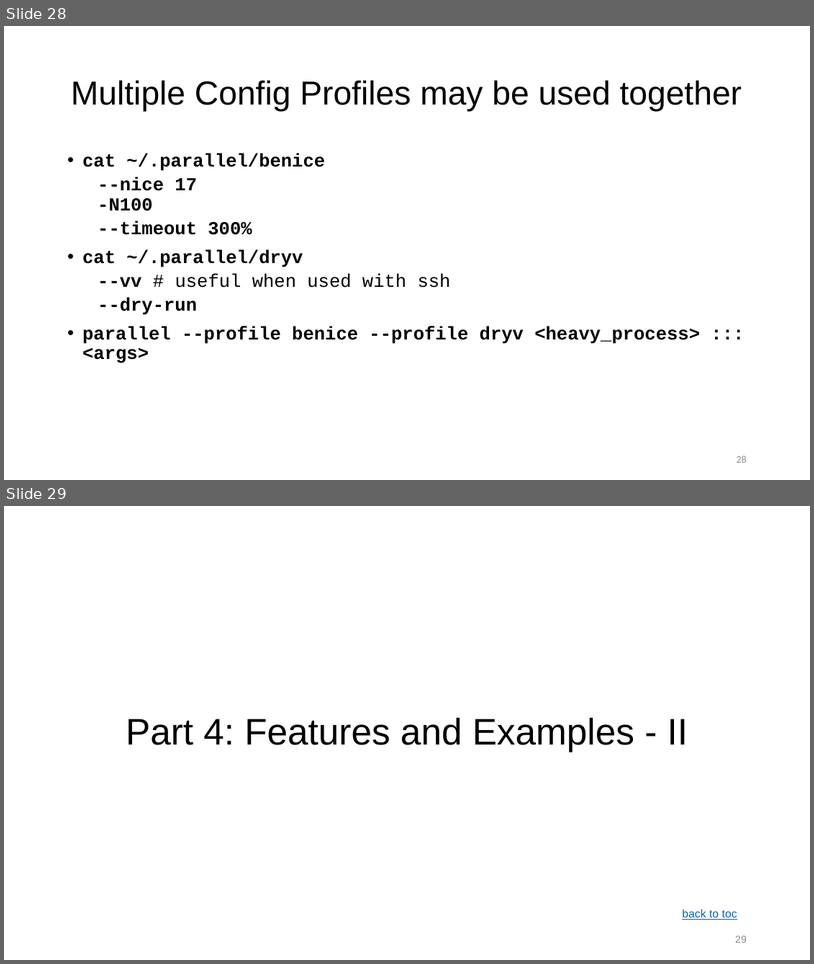
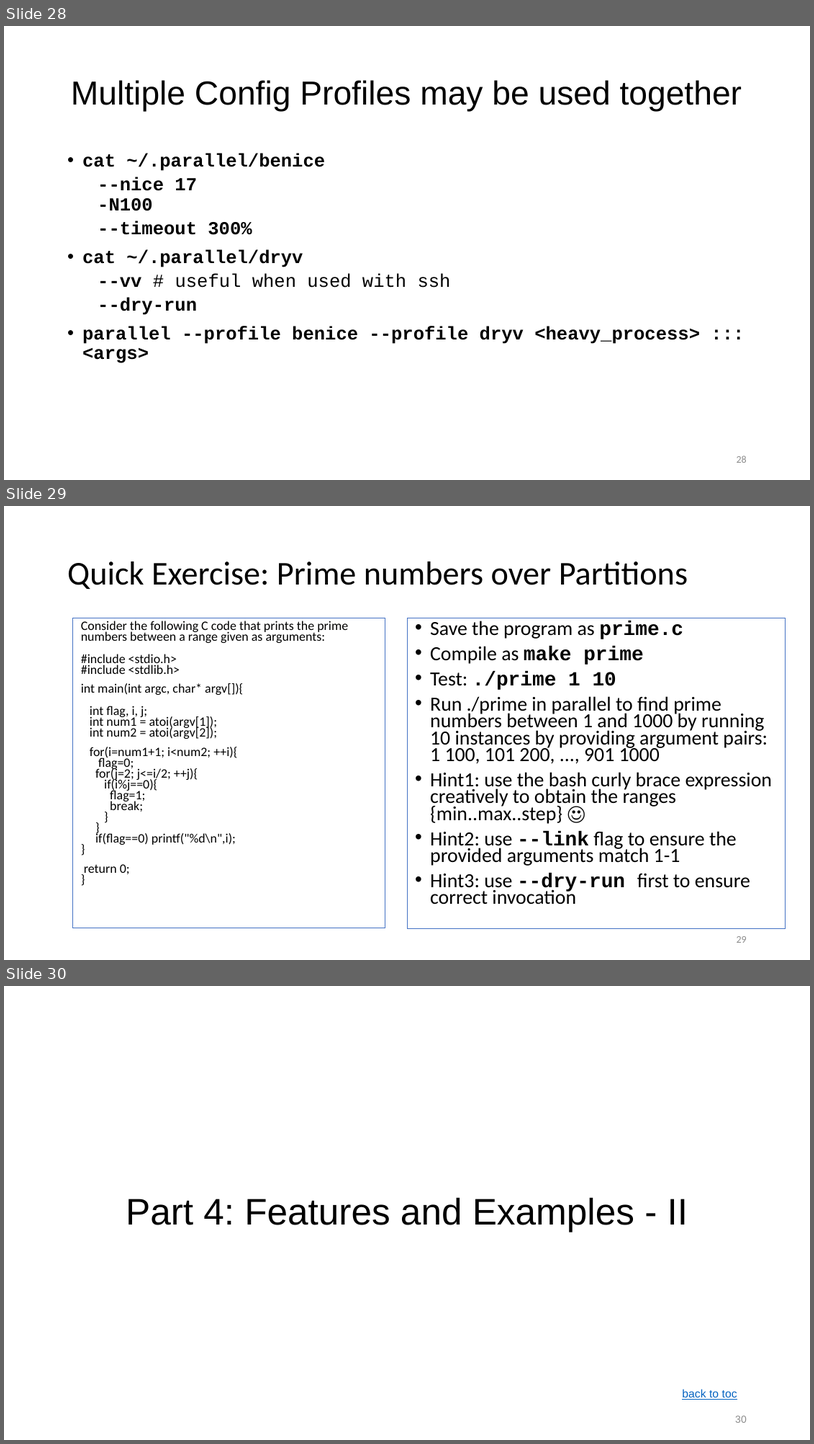
Before and after one commit to ketancmaheshwari/escience23tut, a slide deck: gnu-parallel-tutorial.pptx. Shown one above the other, each under a label of ours: slides 28 and 29 before the commit, slides 28, 29 and 30 after it. The pictures are 814x964 and 814x1444 pixels, drawn with LibreOffice and Linux fonts; fonts in the diff are those of the drawing. Boxes give left, top, right and bottom in pixels: in the first picture for what was removed or moved away, otherwise in the second. Text is boxed around its words. In the diff, an @@ line names an element or a change of style, - is before the commit and + after.

```diff
--- a/gnu-parallel-tutorial.pptx
+++ b/gnu-parallel-tutorial.pptx
@@ slide 29 added at bbox=[4, 506, 810, 960], background #FFFFFF @@
@@ title added at bbox=[67, 561, 688, 589], 29.7 pt, text #000000 @@
+Quick Exercise: Prime numbers over Partitions
@@ rectangle added at bbox=[72, 618, 385, 929], outline #4472C4 0.75 pt, 11.6 pt, text #000000 @@
+Consider the following C code that prints the prime numbers between a range given as arguments:
+#include <stdio.h>
+#include <stdlib.h>
+int main(int argc, char* argv[]){
+int flag, i, j;
+int num1 = atoi(argv[1]);
+int num2 = atoi(argv[2]);
+for(i=num1+1; i<num2; ++i){
+flag=0;
+for(j=2; j<=i/2; ++j){
+if(i%j==0){
+flag=1;
+break;
+}
+}
+if(flag==0) printf("%d\n",i);
+}
+return 0;
+}
@@ text added at bbox=[407, 618, 785, 929], outline #4472C4 0.75 pt, 17.9 pt, text #000000 @@
+• Save the program as prime.c
+• Compile as make prime
+• Test: ./prime 1 10
+• Run ./prime in parallel to find prime numbers between 1 and 1000 by running 10 instances by providing argument pairs: 1 100, 101 200, ..., 901 1000
+• Hint1: use the bash curly brace expression creatively to obtain the ranges {min..max..step} ☺
+• Hint2: use --link flag to ensure the provided arguments match 1-1
+• Hint3: use --dry-run first to ensure correct invocation
@@ page number added at bbox=[737, 936, 747, 942], 9 pt, text #8C8C8C @@
+29
@@ what was slide 29 is now slide 30 @@
@@ page number at bbox=[736, 1415, 747, 1422]: text changed @@
-29
+30
```
Also in this commit, not shown: 1 slide changed, 1 other file.
